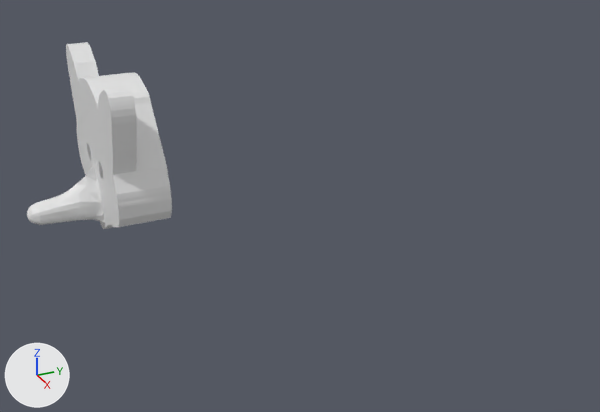
Two versions of the Blender file Raccoon.blend, one commit apart.
Camera for both pictures: a 50 mm lens placed at (36.0, -18.8, 17.5), pointed at (-0.5, -2.4, -0.7). Lighting does not change. The marker at lower left points along +X, +Y and +Z.

The older version as bpy lines, for what is in view:
```python
me_plane_002 = bpy.data.meshes.new('Plane.002')
me_plane_002.from_pydata(...)  # 385 vertices, 341 faces, 1 loose edge; spans x 0.0..30.4, y 2.1..50.9, z 66.2..101.0
ob_plane = bpy.data.objects.new('Plane', me_plane_002)
ob_plane.location = (0.0, 0.0, 0.0)
ob_plane.rotation_euler = (1.571, 0.0, 0.0)  # degrees (90, 0, 0)
ob_plane.scale = (0.159, 0.159, 0.159)
_m = ob_plane.modifiers.new('Mirror', 'MIRROR')
_m.use_clip = True
```
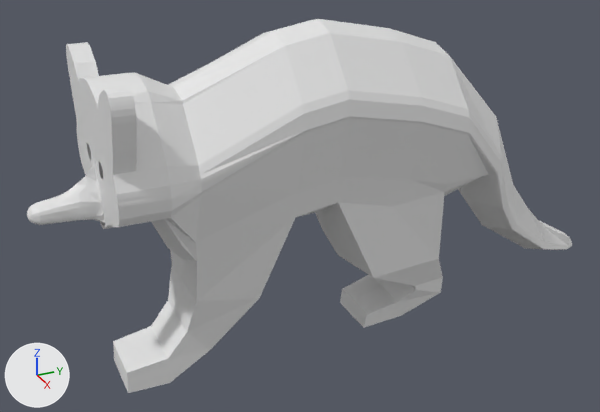
Commit message: Raccoon grob

Pixel boxes [x1, y1, x2, y2] of what changed, in the pictures (600 x 412 px):
'Plane', reshaped (274% wider, 99% taller): before [27, 42, 172, 229]; after [27, 19, 572, 393]
part 1 of me_plane_002, built on: before [134, 91, 172, 199]; after [113, 19, 572, 393]

What the commit changed:
me_plane_002 is used by ob_plane; location (0.0, 0.0, 0.0); rotation (1.571, 0.0, 0.0), in degrees (90, 0, 0); scale (0.159, 0.159, 0.159).
me_plane_002 had 385 vertices, 341 faces, 1 loose edge and spanned x 0.0..30.4, y 2.1..50.9, z 66.2..101.0.
me_plane_002 now has 522 vertices, 461 faces and spans x 0.0..30.4, y -51.6..57.6, z -101.9..101.0.
Part 1, on me_plane_002:
6 vertices are removed from x 5.4..28.0, y 20.7..46.0, z 66.2..73.2.
7 faces are deleted.
1 loose edge is deleted.
138 vertices are added at x 0.0..28.0, y -51.6..57.6, z -101.9..80.0.
5 new vertices lie (0.0, 2.4, -14.4) away from vertices in x 16.2..22.8, y 1.4..38.7, z 24.8..25.0.
127 new faces join them.
